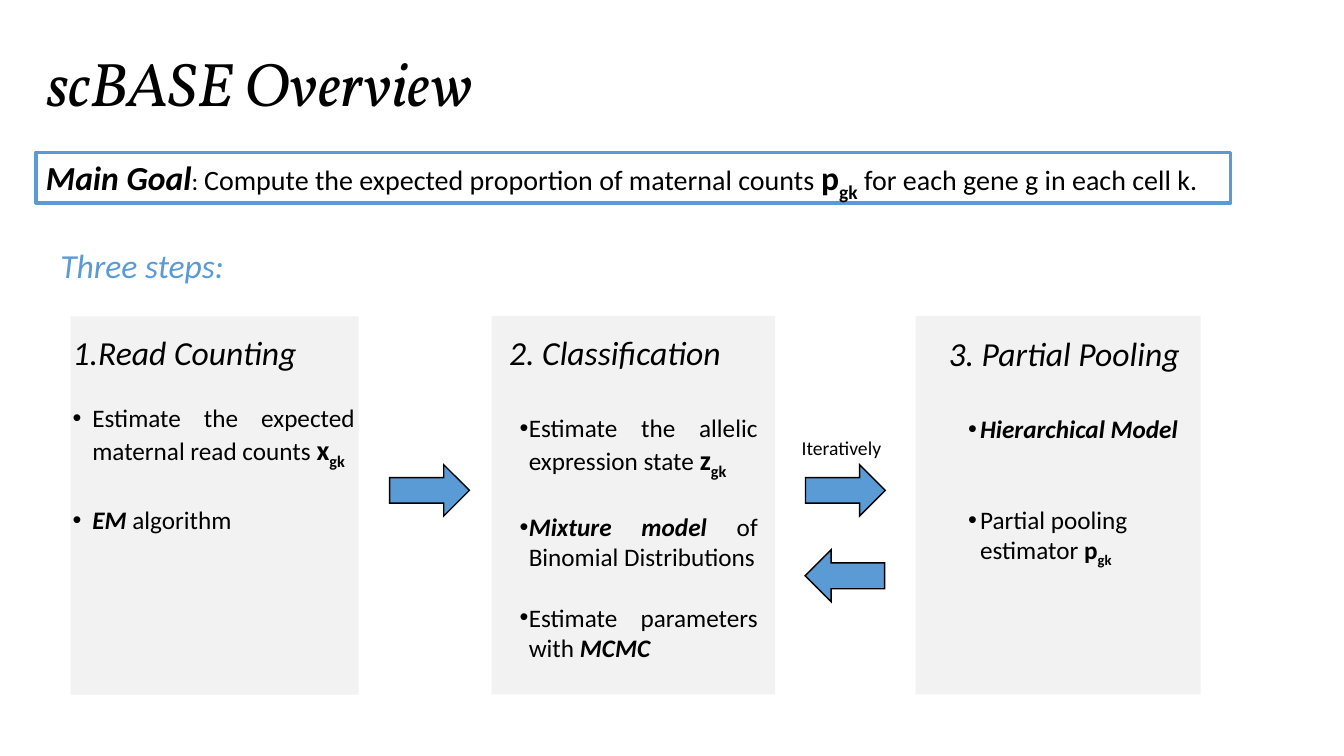
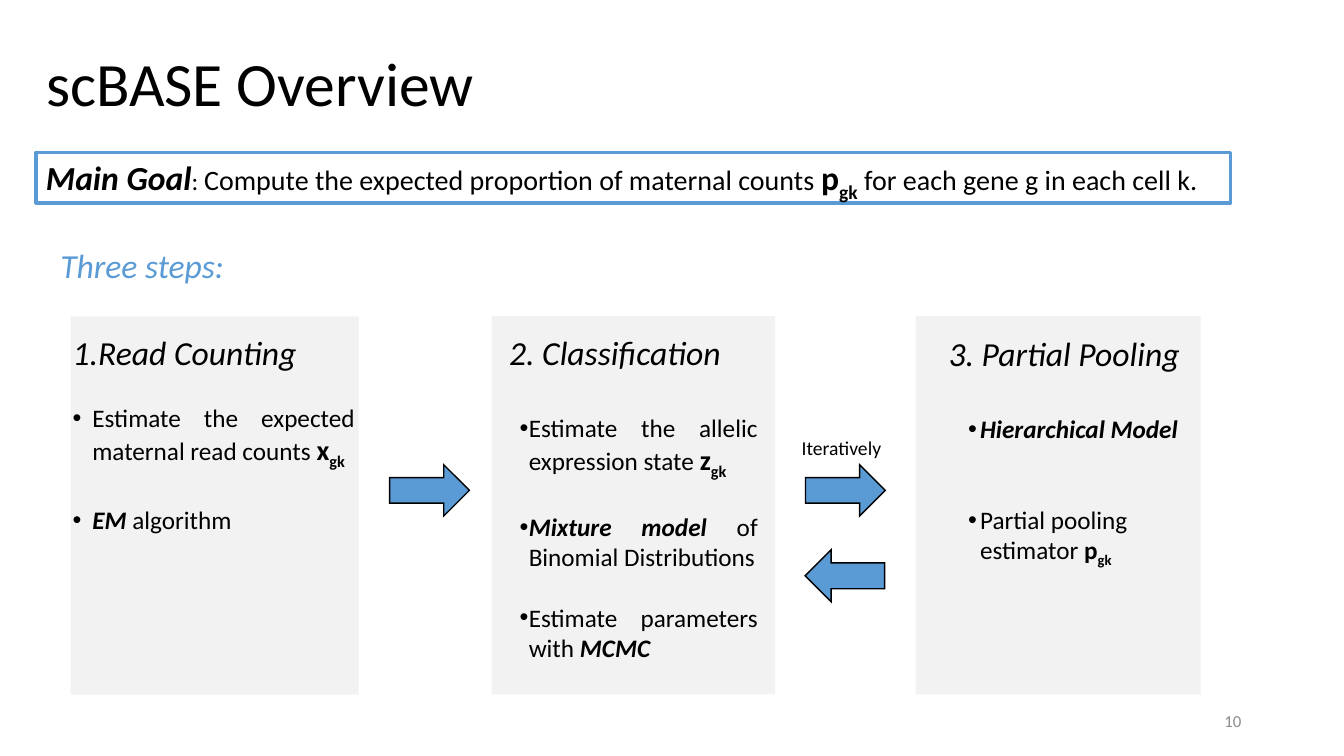
Before and after one commit to SmaragdaDimitrakopoulou/Paper-Presentation, a slide deck: slide 10 of presentation.pptx (slide 3 before the commit). Drawn at 1344x756 pixels with LibreOffice and Linux fonts; fonts in the diff are those of the drawing. Boxes give left, top, right and bottom in pixels: in the first picture for what was removed or moved away, otherwise in the second. Text is boxed around its words. In the diff, an @@ line names an element or a change of style, - is before the commit and + after.

```diff
--- a/presentation.pptx
+++ b/presentation.pptx
@@ text "scBASE Overview" at [46,63,474,107]: font Vollkorn to Calibri, italic off @@
@@ page number added at [1224,716,1241,727], 12 pt, text #8C8C8C @@
+10
```
Also in this commit, not shown: 12 other slides changed, 13 slides added, 6 slides removed, 1 other file.
